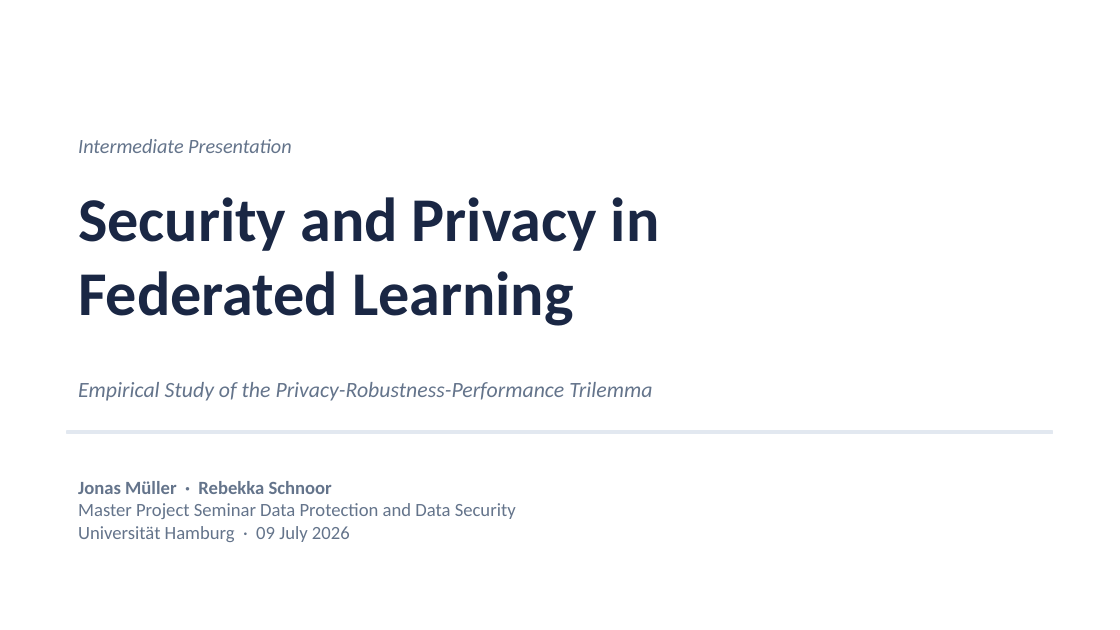
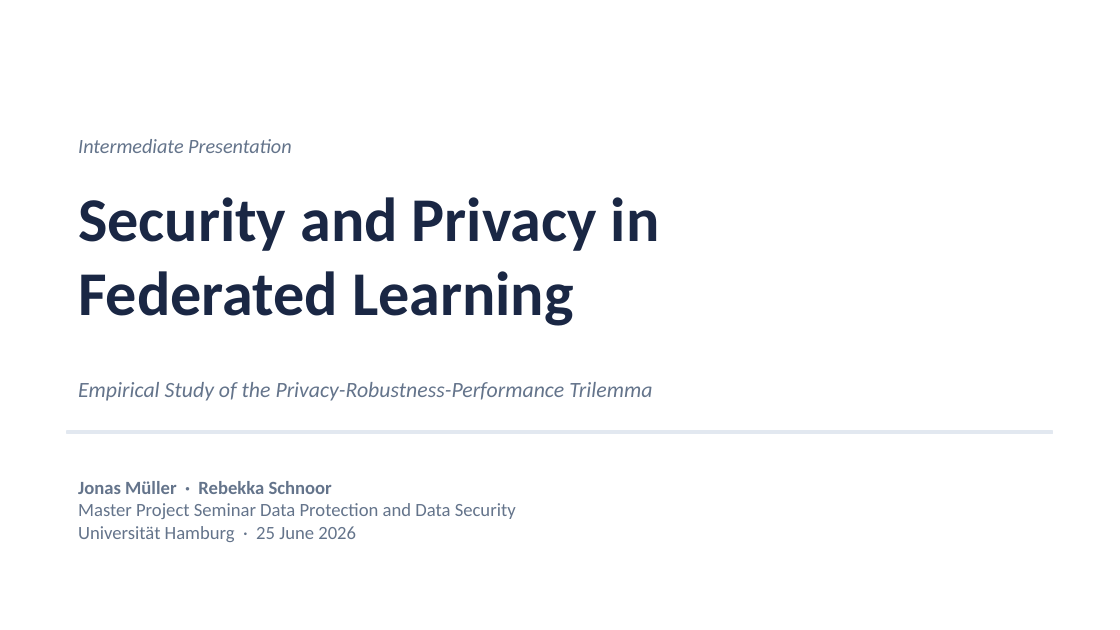
Before and after one commit to r-jschnoor/DPaDS, a slide deck: slide 1 of submission/intermediate-presentation-25-06-2026.pptx. Drawn at 1120x630 pixels with LibreOffice and Linux fonts; fonts in the diff are those of the drawing. Boxes give left, top, right and bottom in pixels: in the first picture for what was removed or moved away, otherwise in the second. Text is boxed around its words. In the diff, an @@ line names an element or a change of style, - is before the commit and + after.

```diff
--- a/submission/intermediate-presentation-25-06-2026.pptx
+++ b/submission/intermediate-presentation-25-06-2026.pptx
@@ text at (78,526,356,542): text changed @@
-Universität Hamburg · 09 July 2026
+Universität Hamburg · 25 June 2026
```
Also in this commit, not shown: 3 other slides changed, 15 slides added, 2 slides removed, 8 other files.
